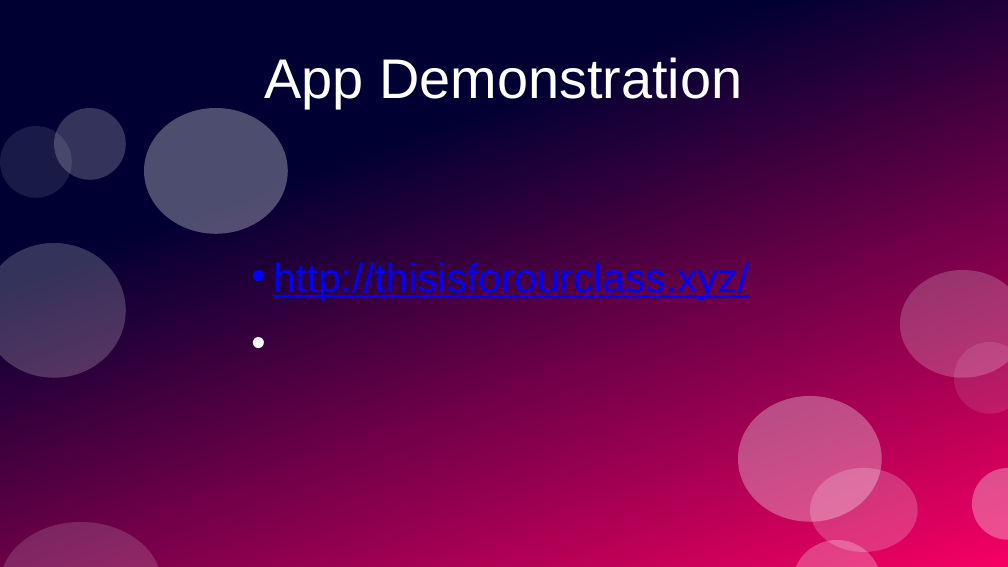
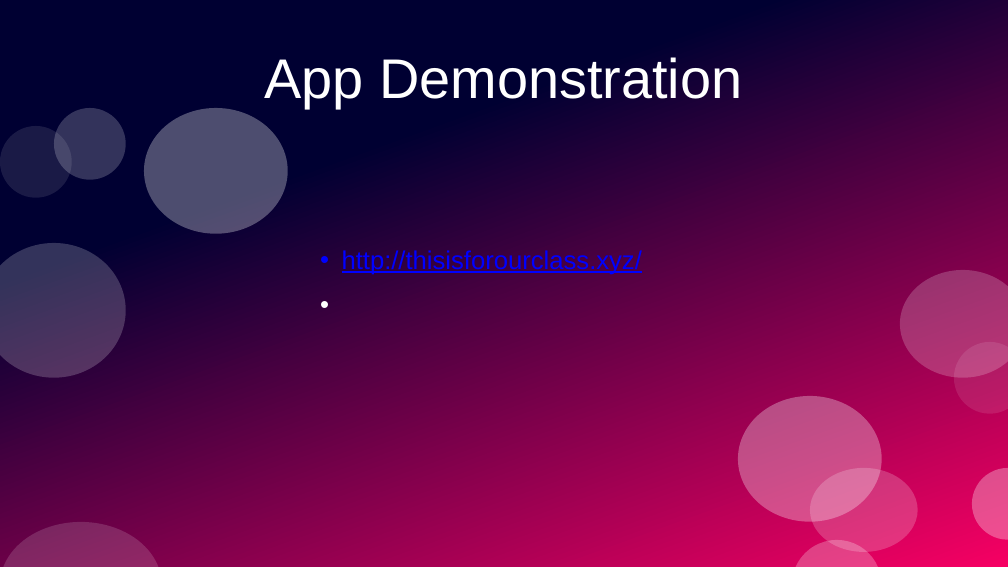
Before and after one commit to PrototypeProto/COP_4331_Small-Project, a slide deck: slide 21 of Pres.pptx (slide 15 before the commit). Drawn at 1008x567 pixels with LibreOffice and Linux fonts; fonts in the diff are those of the drawing. Boxes give left, top, right and bottom in pixels: in the first picture for what was removed or moved away, otherwise in the second. Text is boxed around its words. In the diff, an @@ line names an element or a change of style, - is before the commit and + after.

```diff
--- a/Pres.pptx
+++ b/Pres.pptx
@@ text "http://thisisforourclass.xyz/": place and size @@
-text "http://thisisforourclass.xyz/" at [273, 259, 749, 299]
+text "http://thisisforourclass.xyz/" at [342, 250, 642, 275]
@@ text "http://thisisforourclass.xyz/" at [342, 250, 642, 275]: size 32 to 20.2 pt; line spacing 1 to 0.9 @@
```
Also in this commit, not shown: 11 other slides changed, 7 slides added, 1 slide removed.
